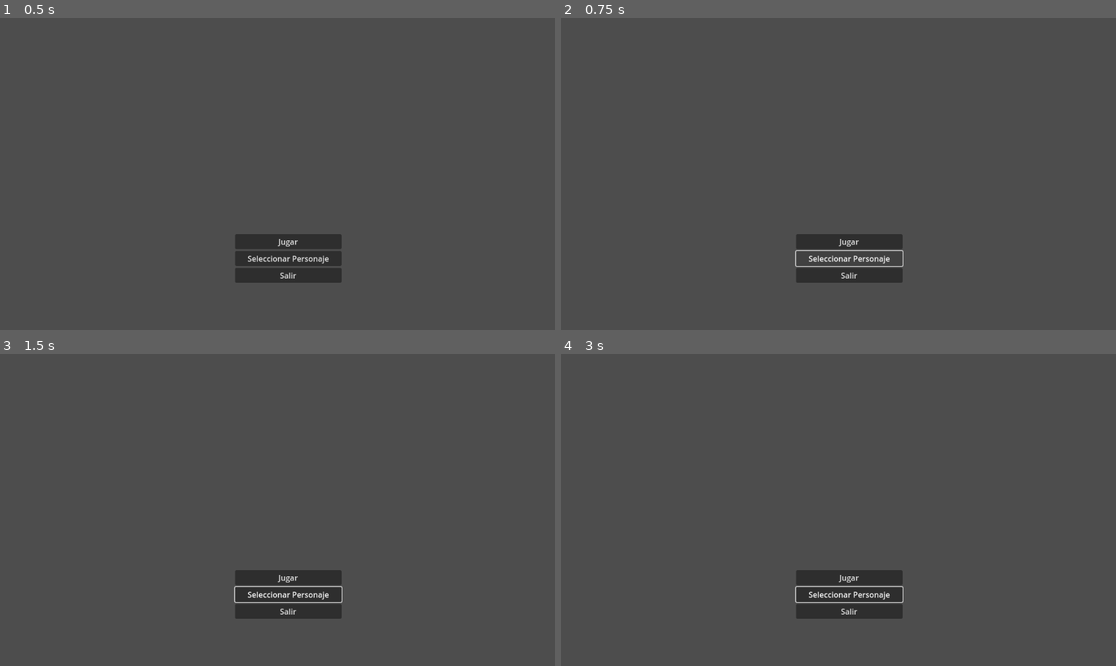
Above: before the commit, frames 1-4 (two rows, left to right).
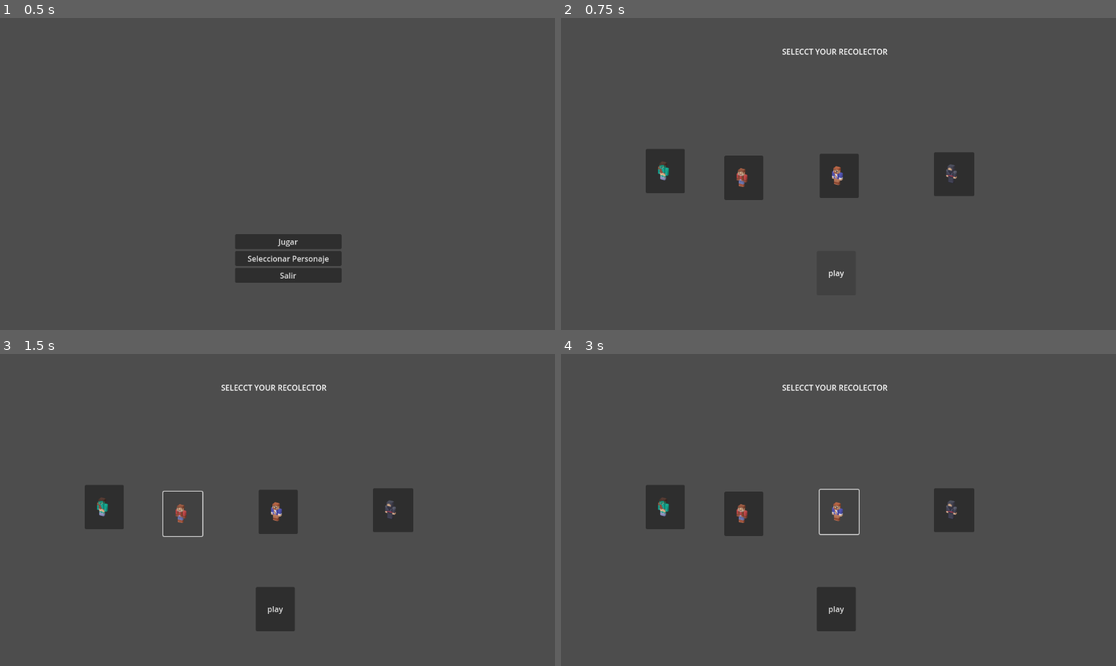
Above: after the commit, the same moments.

Repository: Ilesandres/game-recolections
Game: Godot game, scene res://src/UI/MainMenu.tscn
Same seed, same stepped clock (60 frames per second), same inputs: the game is played once before the commit and once after it.
Inputs (mouse positions are in pixels of both pictures, inside the frame that each line leads up to):
- Up to frame 1 (0.5 s): no input
- Up to frame 2 (0.75 s): click "Seleccionar Personaje" at 0.5 s
- Up to frame 3 (1.5 s): click (183, 513) at 1.27 s
- Up to frame 4 (3 s): click (666, 506) at 2.02 s; click (838, 513) at 2.77 s

Frame 1 is identical in both runs. In frame 2, 5.9% of the frame differs, in the area x 15-75%, y 9-85%; in frame 3, 5.8%; in frame 4, 5.9%.

Commit message:
agregar personaje seleccionado

Diff:
--- a/scenes/Game.gd
+++ b/scenes/Game.gd
@@ -1,22 +1,48 @@
+# Game.gd
+extends Node3D
 
-extends Node3D
-const PAUSE_MENU_SCENE= preload("res://src/UI/PauseMenu.tscn")
-var pause_menu:CanvasLayer=null
-@onready var player_node= $PlayerContainer/Player
+const PAUSE_MENU_SCENE = preload("res://src/UI/PauseMenu.tscn")
+var pause_menu: CanvasLayer = null
+
+@onready var player_container: Node3D = $PlayerContainer
+
 
 func _ready():
-	pause_menu=PAUSE_MENU_SCENE.instantiate()
+	var player_node: Node3D = _instantiate_selected_player()
+
+	pause_menu = PAUSE_MENU_SCENE.instantiate()
 	add_child(pause_menu)
 	pause_menu.set_process_priority(100)
 
 	GlobalData.load_game()
+
 	if is_instance_valid(player_node):
-		player_node.player_died.connect(_on_player_player_died)
+		if player_node.has_method("_on_player_player_died"):
+			player_node.player_died.connect(_on_player_player_died)
+
+
+func _instantiate_selected_player() -> Node3D:
+	var player_path = GlobalData.selected_character_scene_path
+
+	if player_path.is_empty():
+		print("ADVERTENCIA: Ruta de personaje vacía. Usando default.")
+		player_path = "res://scenes/characters/character_k_2.tscn"
+
+	var PlayerScene = load(player_path)
+	var new_player = PlayerScene.instantiate()
+
+	player_container.add_child(new_player)
+
+	new_player.name = "Player"
+
+	return new_player
+
 
 func _unhandled_input(event):
 	if event.is_action_pressed("ui_cancel"):
 		get_viewport().set_input_as_handled()
-		var menu_control= pause_menu.get_node("PauseMenu")
+		var menu_control = pause_menu.get_node("PauseMenu")
+
 		if get_tree().paused:
 			menu_control.unpause_game()
 			print("continuando")
--- a/scripts/GlobalData.gd
+++ b/scripts/GlobalData.gd
@@ -6,6 +6,7 @@
 var high_score: int = 0
 
 const SAVE_PATH = "user://game_save.dat"
+var selected_character_scene_path: String="res://scenes/characters/character_k_2.tscn"
 
 func add_score(amount: int):
 	current_score += amount
--- /dev/null
+++ b/src/UI/CharacterSelectMenu.gd
@@ -0,0 +1,46 @@
+
+extends Control
+
+const GAME_SCENE_PATH = "res://scenes/game_scene.tscn"
+
+const CHARACTER_PATHS = {
+	"K": "res://scenes/characters/character_k_2.tscn",
+	"O": "res://scenes/characters/character_o_2.tscn",
+	"P": "res://scenes/characters/character_p_2.tscn",
+	"R": "res://scenes/characters/character_r_2.tscn",
+}
+
+var current_selection_key: String = "K"
+
+
+func select_character(key: String):
+	current_selection_key = key
+	print("Seleccionado personaje: " + key)
+
+	GlobalData.selected_character_scene_path = CHARACTER_PATHS[key]
+
+
+
+func _on_play_button_pressed():
+	if not GlobalData.selected_character_scene_path:
+		select_character("K")
+
+	print("Iniciando juego con: " + GlobalData.selected_character_scene_path)
+
+	get_tree().change_scene_to_file(GAME_SCENE_PATH)
+
+
+func _on_select_character_r_pressed() :
+	select_character("R")
+
+
+func _on_select_character_k_pressed() :
+	select_character("K")
+
+
+func _on_select_character_o_pressed() :
+	select_character("O")
+
+
+func _on_select_character_p_pressed() :
+	select_character("P")
--- a/src/UI/CharacterSelectMenu.tscn
+++ b/src/UI/CharacterSelectMenu.tscn
@@ -1,4 +1,10 @@
-[gd_scene format=3 uid="uid://lw51kxfh533k"]
+[gd_scene load_steps=6 format=3 uid="uid://lw51kxfh533k"]
+
+[ext_resource type="Script" uid="uid://b1g5p7k6jtxf1" path="res://src/UI/CharacterSelectMenu.gd" id="1_1g0rx"]
+[ext_resource type="Texture2D" uid="uid://dvkrii4j30bhu" path="res://assets/textures_character/character-r.png" id="1_jhi54"]
+[ext_resource type="Texture2D" uid="uid://b0rkygomwvlk0" path="res://assets/textures_character/character-k.png" id="2_iki4e"]
+[ext_resource type="Texture2D" uid="uid://btyk1lgg01yct" path="res://assets/textures_character/character-o.png" id="3_1g0rx"]
+[ext_resource type="Texture2D" uid="uid://ca8deyhr27urw" path="res://assets/textures_character/character-p.png" id="4_46evt"]
 
 [node name="CharacterSelectMenu" type="Control"]
 layout_mode = 3
@@ -7,8 +13,103 @@
 anchor_bottom = 1.0
 grow_horizontal = 2
 grow_vertical = 2
+script = ExtResource("1_1g0rx")
+
+[node name="SelectCharacterK" type="Button" parent="."]
+layout_mode = 1
+anchors_preset = -1
+anchor_left = 0.294
+anchor_top = 0.441
+anchor_right = 0.365
+anchor_bottom = 0.583
+offset_left = 0.31201172
+offset_top = 0.23199463
+offset_right = -0.480011
+offset_bottom = 0.21600342
+icon = ExtResource("2_iki4e")
+
+[node name="SelectCharacterO" type="Button" parent="."]
+layout_mode = 1
+anchors_preset = -1
+anchor_left = 0.15
+anchor_top = 0.41400003
+anchor_right = 0.22000001
+anchor_bottom = 0.55600005
+offset_left = 3.199997
+offset_top = 3.7279663
+offset_right = 3.5599823
+offset_bottom = 3.711975
+icon = ExtResource("3_1g0rx")
 
 [node name="GridContainer" type="GridContainer" parent="."]
-layout_mode = 0
-offset_right = 40.0
-offset_bottom = 40.0
+visible = false
+layout_mode = 1
+anchors_preset = -1
+anchor_top = 0.17600001
+anchor_right = 1.0
+anchor_bottom = 0.5
+offset_top = -0.04801178
+grow_horizontal = 2
+grow_vertical = 2
+
+[node name="SelectCharacterP" type="Button" parent="."]
+layout_mode = 1
+anchors_preset = -1
+anchor_left = 0.46600002
+anchor_top = 0.43500003
+anchor_right = 0.536
+anchor_bottom = 0.577
+offset_left = 0.16796875
+offset_top = 0.1199646
+offset_right = 0.5279541
+offset_bottom = 0.10397339
+grow_horizontal = 2
+grow_vertical = 2
+icon = ExtResource("4_46evt")
+
+[node name="SelectCharacterR" type="Button" parent="."]
+layout_mode = 1
+anchors_preset = -1
+anchor_left = 0.66800004
+anchor_top = 0.43100002
+anchor_right = 0.74500006
+anchor_bottom = 0.57100004
+offset_left = 4.463928
+offset_top = -0.2880249
+offset_right = -0.24005127
+offset_bottom = -0.008026123
+grow_horizontal = 0
+grow_vertical = 2
+icon = ExtResource("1_jhi54")
+
+[node name="PlayButton" type="Button" parent="."]
+layout_mode = 1
+anchors_preset = -1
+anchor_left = 0.49600002
+anchor_top = 0.74700004
+anchor_right = 0.49600002
+anchor_bottom = 0.88900006
+offset_left = -40.39203
+offset_top = -0.056030273
+offset_right = 40.60797
+offset_bottom = -0.072021484
+text = "play"
+
+[node name="Label" type="Label" parent="."]
+layout_mode = 1
+anchors_preset = -1
+anchor_left = 0.5
+anchor_top = 0.09
+anchor_right = 0.5
+anchor_bottom = 0.125
+offset_left = -117.0
+offset_top = -0.3200035
+offset_right = 102.0
+grow_horizontal = 2
+text = "SELECCT YOUR RECOLECTOR"
+
+[connection signal="pressed" from="SelectCharacterK" to="." method="_on_select_character_k_pressed"]
+[connection signal="pressed" from="SelectCharacterO" to="." method="_on_select_character_o_pressed"]
+[connection signal="pressed" from="SelectCharacterP" to="." method="_on_select_character_p_pressed"]
+[connection signal="pressed" from="SelectCharacterR" to="." method="_on_select_character_r_pressed"]
+[connection signal="pressed" from="PlayButton" to="." method="_on_play_button_pressed"]
--- a/src/UI/MainMenu.gd
+++ b/src/UI/MainMenu.gd
@@ -3,12 +3,14 @@
 
 
 const GAME_SCENE_PATH = "res://scenes/game_scene.tscn"
+const CHARACTER_SELECT_SCENE_PATH="res://src/UI/CharacterSelectMenu.tscn"
 
 func _on_play_button_pressed():
 	get_tree().change_scene_to_file(GAME_SCENE_PATH)
 
 func _on_select_character_button_pressed():
 	print("Navegando a la Selección de Personaje...")
+	get_tree().change_scene_to_file(CHARACTER_SELECT_SCENE_PATH)
 
 func _on_exit_button_pressed():
 	get_tree().quit()
Binary file added: assets/textures_character/character-k.png
Not shown, added: assets/textures_character/character-k.png.import
Binary file added: assets/textures_character/character-o.png
Not shown, added: assets/textures_character/character-o.png.import
Binary file added: assets/textures_character/character-p.png
Not shown, added: assets/textures_character/character-p.png.import
Binary file added: assets/textures_character/character-r.png
Not shown, added: assets/textures_character/character-r.png.import
Not shown, added: src/UI/CharacterSelectMenu.gd.uid
